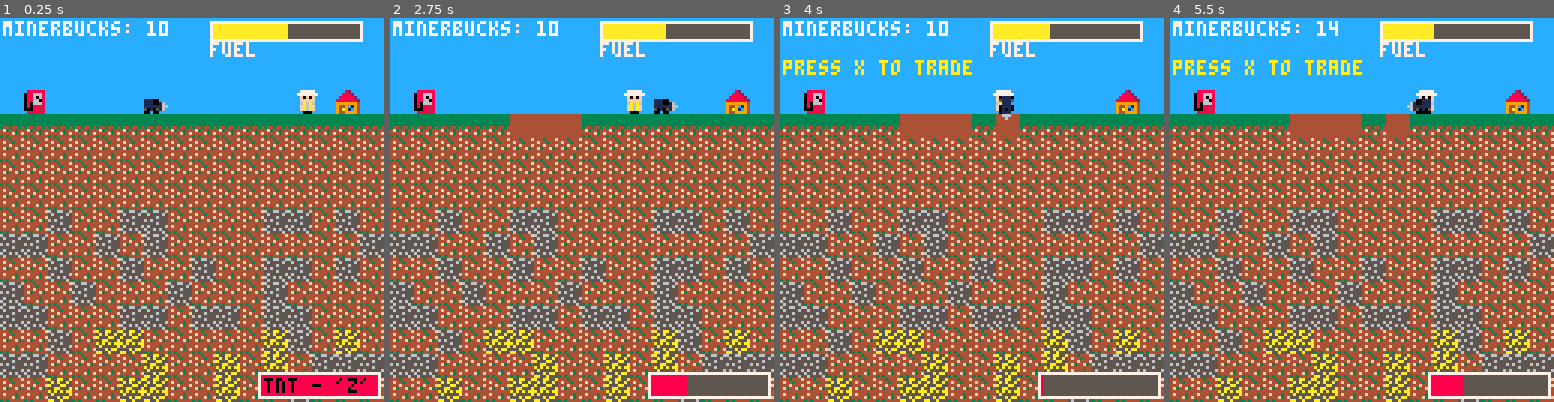
Above: before the commit, frames 1-4 (left to right).
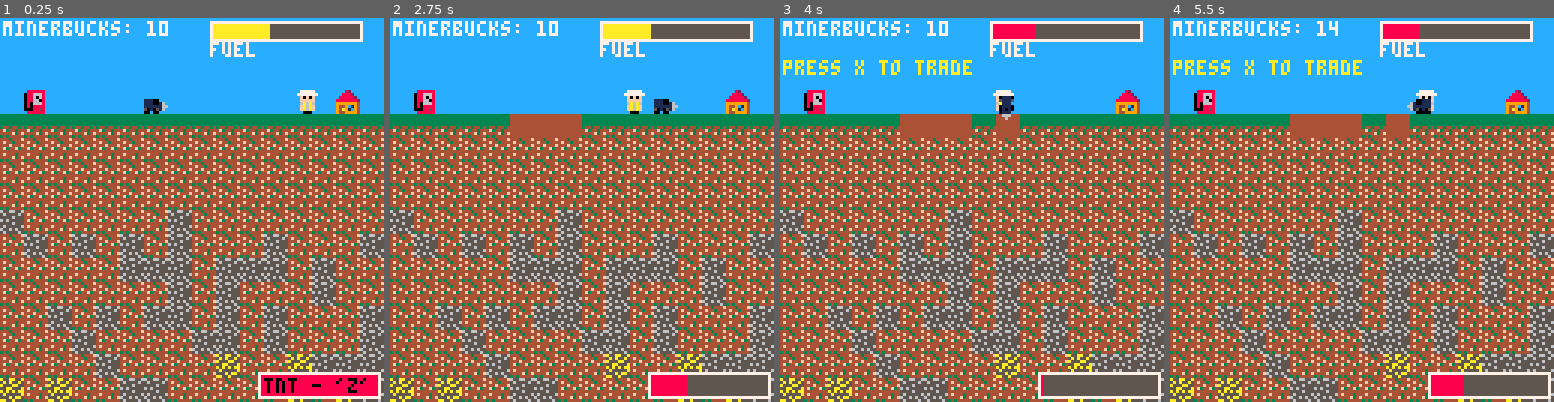
Above: after the commit, the same moments.

Repository: grantsweeney02/Miner
Game: PICO-8 cartridge miner.p8
Same seed, same stepped clock (60 frames per second), same inputs: the game is played once before the commit and once after it.
Inputs:
- Up to frame 1 (0.25 s): no input
- Up to frame 2 (2.75 s): tap X (X key) at 0.33, 1.07, 1.85 s; tap O (Z key) at 0.7, 1.7, 2.1, 2.5 s; hold Right 1.6-2.1 s; hold Up 2.15-2.42 s; hold Right from 2.47 s (still down)
- Up to frame 3 (4 s): tap O (Z key) at 2.9, 3.3, 3.7 s; tap X (X key) at 2.97 s; release Right at 3.03 s; hold Left 3.08-3.58 s; hold Down 3.63-3.97 s
- Up to frame 4 (5.5 s): hold Right 4.02-4.68 s; tap X (X key) at 4.08, 5.2 s; tap O (Z key) every 0.4 s from 4.1 to 5.3 s; hold Up 4.73-5.03 s; hold Left from 5.08 s (still down)

The runs differ from the first frame. In frame 1, 22% of the frame differs, in the area x 0-100%, y 1-100%; in frame 2, 22%; in frame 3, 23%; in frame 4, 23%.

Commit message:
Added instructions page, restart, and fixed the miner and fuel pump interaction distance

Diff:
--- a/miner.p8
+++ b/miner.p8
@@ -43,6 +44,7 @@
 cam_y = 0
 game_over = false
 music_playing = false
+show_instructions = true;
 
 ore_info = {
   [TILE_DIRT]    = { sprites = SPR_DIRT, durability = 2 },
@@ -263,8 +264,105 @@
     return true
 end
 
+
+function miner_near_pump()
+    return abs(miner.x - (1 * GRID_SIZE)) < GRID_SIZE and abs(miner.y - ((surface_row - 1) * GRID_SIZE)) < GRID_SIZE
+end
+
+function miner_near_trader()
+    return abs(miner.x - trader.x) < GRID_SIZE and abs(miner.y - trader.y) < GRID_SIZE
+end
+
+
+function draw_instructions()
+    cls(0)
+
+    print("how to play", 32, 10, 7)
+    print("- move: arrow keys", 10, 30, 7)
+    print("- dig: walk into blocks", 10, 40, 7)
+    print("- tnt + boost: press 'z'", 10, 50, 7)
+    print("- trade: press 'x' on trader", 10, 60, 7)
+    print("- refuel: press 'x' on pump", 10, 70, 7)
+    print("- earn money by selling ores", 10, 80, 7)
+    print("press x to start", 40, 100, 11)
+
+end
+
+
+function _init()
+    show_instructions = false
+    game_over = false
+    music_playing = false
+    cam_y = 0
+
+    miner.x = 6 * GRID_SIZE
+    miner.y = (surface_row - 1) * GRID_SIZE
+    miner.speed_pixels = 1
+    miner.direction = "right"
+    miner.anim_frame = 1
+    miner.anim_timer = 0
+    miner.current_sprite = 67
+    miner.fuel = 40
+    miner.boostMeter = MAX_BOOST_METER
+    miner.minerBucks = 10
+    miner.inventory = {
+        [TILE_DIRT] = 0,
+        [TILE_STONE] = 0,
+        [TILE_GOLD] = 0,
+        [TILE_DIAMOND] = 0
+    }
+
+    trader.x = flr(MAP_WIDTH * 3/4) * GRID_SIZE
+    trader.y = (surface_row - 1) * GRID_SIZE
+
+    map = {}
+    for y = 0, MAP_HEIGHT - 1 do
+        map[y] = {}
+        for x = 0, MAP_WIDTH - 1 do
+            if y < surface_row then
+                map[y][x] = TILE_EMPTY
+            elseif y == surface_row then
+                map[y][x] = {
+                    t = TILE_GRASS,
+                    d = ore_info[TILE_GRASS].durability,
+                    sprite = ore_info[TILE_GRASS].sprites[1]
+                }
+            elseif y >= BEDROCK_LEVEL then
+                map[y][x] = TILE_BEDROCK
+            else
+                r = rnd()
+                if y > 16 and r < 0.03 then
+                    map[y][x] = { t = TILE_DIAMOND, d = ore_info[TILE_DIAMOND].durability, sprite = ore_info[TILE_DIAMOND].sprites[1] }
+                elseif y > 12 and r < 0.15 then
+                    map[y][x] = { t = TILE_GOLD, d = ore_info[TILE_GOLD].durability, sprite = ore_info[TILE_GOLD].sprites[1] }
+                elseif y > 7 and r < 0.35 then
+                    map[y][x] = { t = TILE_STONE, d = ore_info[TILE_STONE].durability, sprite = ore_info[TILE_STONE].sprites[1] }
+                else
+                    map[y][x] = { t = TILE_DIRT, d = ore_info[TILE_DIRT].durability, sprite = ore_info[TILE_DIRT].sprites[1] }
+                end
+            end
+        end
+    end
+
+    building_row = surface_row - 1
+    map[building_row][1] = TILE_GAS_PUMP
+    map[building_row][MAP_WIDTH - 2] = TILE_UPGRADE_HUT
+end
+
 function _update()
-    if game_over then return end
+    if show_instructions then
+        if btnp(5) then
+            show_instructions = false
+        end
+    end
+
+    if game_over then
+        if btnp(5) then
+            _init()
+        end
+        return
+    end
+
     if music_playing == false then
         music(0,0)  -- I got the music from Gruber here https://www.lexaloffle.com/bbs/?pid=38442
         music_playing = true
@@ -292,7 +390,7 @@
         miner.boostMeter = mid(0, miner.boostMeter + BOOST_RECHARGE_RATE, MAX_BOOST_METER)
     end
 
-    if abs(miner.x - trader.x) < GRID_SIZE and abs(miner.y - trader.y) < GRID_SIZE then
+    if miner_near_trader() then
         if btnp(5) then
             miner.interacting_with_trader = not miner.interacting_with_trader
         end
@@ -388,7 +486,8 @@
         miner.was_moving_up = false
     end
 
-    if miner.x == 1 * GRID_SIZE and miner.y == (surface_row - 1) * GRID_SIZE then
+
+    if miner_near_pump() then
         if btnp(5) then
             missing_fuel = miner.max_fuel - miner.fuel
             if missing_fuel > 0 then
@@ -414,99 +513,101 @@
 end
 
 function _draw()
-    cls(12)
-    camera(0, cam_y)
-    surface_px = surface_row * GRID_SIZE
-    bedrock_px = BEDROCK_LEVEL * GRID_SIZE
-    rectfill(0, 0, 127, surface_px - 1, 12)
-    rectfill(0, surface_px, 127, bedrock_px - 1, 4)
-    rectfill(0, bedrock_px, 127, MAP_HEIGHT * GRID_SIZE - 1, 0)
-    for y = 0, MAP_HEIGHT - 1 do
-        for x = 0, MAP_WIDTH - 1 do
-            cell = map[y][x]
-            draw_x = x * GRID_SIZE
-            draw_y = y * GRID_SIZE
-            if type(cell) == "table" then
-                spr(cell.sprite, draw_x, draw_y)
-            elseif cell == TILE_BEDROCK then
-                spr(SPR_BEDROCK, draw_x, draw_y)
-            elseif cell == TILE_GAS_PUMP then
-                spr(SPR_GAS_PUMP, draw_x, draw_y)
-            elseif cell == TILE_UPGRADE_HUT then
-                spr(SPR_UPGRADE_HUT, draw_x, draw_y)
-            end
-        end
-    end
-
-    spr(trader.current_sprite, trader.x, trader.y)
-    palt()
-    palt(13, true)
-    palt(0, false)
-    spr(miner.current_sprite, miner.x, miner.y)
-    camera()
-
-    print("minerbucks: " .. miner.minerBucks, 1, 1, 7)
-
-    bar_x = 70
-    bar_y = 1
-    bar_width = 50
-    bar_height = 6
-    fuel_ratio = miner.fuel / miner.max_fuel
-    fill_width = flr(bar_width * fuel_ratio)
-    bar_color = 11
-    if fuel_ratio <= 0.3 then
-        bar_color = 8
-    elseif fuel_ratio < 0.7 then
-        bar_color = 10
-    end
-    rectfill(bar_x, bar_y, bar_x + bar_width, bar_y + bar_height, 5)
-    rectfill(bar_x, bar_y, bar_x + fill_width, bar_y + bar_height, bar_color)
-    rect(bar_x, bar_y, bar_x + bar_width, bar_y + bar_height, 7)
-    print("fuel", bar_x, bar_y + bar_height + 1, 7)
-
-    if abs(miner.x - trader.x) < GRID_SIZE and abs(miner.y - trader.y) < GRID_SIZE then
-        print("press x to trade", 1, 14, 10)
-    end
-
-    if game_over then
-        msg = "game over"
-        msg_width = #msg * 4
-        msg_x = (128 - msg_width) / 2
-        msg_y = 64
-        rectfill(0, msg_y - 4, 128, msg_y + 8, 0)
-        print(msg, msg_x, msg_y, 8)
-    end
-
-    if miner.interacting_with_trader then
-        draw_trade_menu()
-    end
-
-    boost_bar_width = 40
-    boost_bar_height = 8
-    boost_bar_x = 128 - boost_bar_width - 2
-    boost_bar_y = 128 - boost_bar_height - 2
-    boost_ratio = miner.boostMeter / MAX_BOOST_METER
-    boost_fill_width = flr(boost_bar_width * boost_ratio)
-    rectfill(boost_bar_x, boost_bar_y, boost_bar_x + boost_bar_width, boost_bar_y + boost_bar_height, 5)
-    rectfill(boost_bar_x, boost_bar_y, boost_bar_x + boost_fill_width, boost_bar_y + boost_bar_height, 8)
-    rect(boost_bar_x, boost_bar_y, boost_bar_x + boost_bar_width, boost_bar_y + boost_bar_height, 7)
-    if miner.boostMeter >= MAX_BOOST_METER then
-        text = "tnt - 'z'"
-        text_w = #text * 4
-        text_x = boost_bar_x + (boost_bar_width - text_w) / 2
-        text_y = boost_bar_y + (boost_bar_height - 4) / 2
-        print(text, text_x, text_y, 0)  -- black text
-    end
-
-    pump_x = 1 * GRID_SIZE
-    pump_y = (surface_row - 1) * GRID_SIZE
-    if miner.x == pump_x and miner.y == pump_y then
-        missing_fuel = miner.max_fuel - miner.fuel
-        if missing_fuel > 0 then
-            cost = ceil(missing_fuel / 10)
-            print("hold x to refuel (" .. cost .. " mb)", 1, 14, 10)
-        else
-            print("fuel tank full!", 1, 14, 11)
+    if show_instructions then
+        draw_instructions()
+    else
+        cls(12)
+        camera(0, cam_y)
+        surface_px = surface_row * GRID_SIZE
+        bedrock_px = BEDROCK_LEVEL * GRID_SIZE
+        rectfill(0, 0, 127, surface_px - 1, 12)
+        rectfill(0, surface_px, 127, bedrock_px - 1, 4)
+        rectfill(0, bedrock_px, 127, MAP_HEIGHT * GRID_SIZE - 1, 0)
+        for y = 0, MAP_HEIGHT - 1 do
+            for x = 0, MAP_WIDTH - 1 do
+                cell = map[y][x]
+                draw_x = x * GRID_SIZE
+                draw_y = y * GRID_SIZE
+                if type(cell) == "table" then
+                    spr(cell.sprite, draw_x, draw_y)
+                elseif cell == TILE_BEDROCK then
+                    spr(SPR_BEDROCK, draw_x, draw_y)
+                elseif cell == TILE_GAS_PUMP then
+                    spr(SPR_GAS_PUMP, draw_x, draw_y)
+                elseif cell == TILE_UPGRADE_HUT then
+                    spr(SPR_UPGRADE_HUT, draw_x, draw_y)
+                end
+            end
+        end
+
+        spr(trader.current_sprite, trader.x, trader.y)
+        palt()
+        palt(13, true)
+        palt(0, false)
+        spr(miner.current_sprite, miner.x, miner.y)
+        camera()
+
+        print("minerbucks: " .. miner.minerBucks, 1, 1, 7)
+
+        bar_x = 70
+        bar_y = 1
+        bar_width = 50
+        bar_height = 6
+        fuel_ratio = miner.fuel / miner.max_fuel
+        fill_width = flr(bar_width * fuel_ratio)
+        bar_color = 11
+        if fuel_ratio <= 0.3 then
+            bar_color = 8
+        elseif fuel_ratio < 0.7 then
+            bar_color = 10
+        end
+        rectfill(bar_x, bar_y, bar_x + bar_width, bar_y + bar_height, 5)
+        rectfill(bar_x, bar_y, bar_x + fill_width, bar_y + bar_height, bar_color)
+        rect(bar_x, bar_y, bar_x + bar_width, bar_y + bar_height, 7)
+        print("fuel", bar_x, bar_y + bar_height + 1, 7)
+
+        if miner_near_trader() then
+            print("press x to trade", 1, 14, 10)
+        end
+
+        if game_over then
+            msg = "game over-press x to play again"
+            msg_width = #msg * 4
+            msg_x = (128 - msg_width) / 2
+            msg_y = 64
+            rectfill(0, msg_y - 4, 128, msg_y + 8, 0)
+            print(msg, msg_x, msg_y, 8)
+        end
+
+        if miner.interacting_with_trader then
+            draw_trade_menu()
+        end
+
+        boost_bar_width = 40
+        boost_bar_height = 8
+        boost_bar_x = 128 - boost_bar_width - 2
+        boost_bar_y = 128 - boost_bar_height - 2
+        boost_ratio = miner.boostMeter / MAX_BOOST_METER
+        boost_fill_width = flr(boost_bar_width * boost_ratio)
+        rectfill(boost_bar_x, boost_bar_y, boost_bar_x + boost_bar_width, boost_bar_y + boost_bar_height, 5)
+        rectfill(boost_bar_x, boost_bar_y, boost_bar_x + boost_fill_width, boost_bar_y + boost_bar_height, 8)
+        rect(boost_bar_x, boost_bar_y, boost_bar_x + boost_bar_width, boost_bar_y + boost_bar_height, 7)
+        if miner.boostMeter >= MAX_BOOST_METER then
+            text = "tnt - 'z'"
+            text_w = #text * 4
+            text_x = boost_bar_x + (boost_bar_width - text_w) / 2
+            text_y = boost_bar_y + (boost_bar_height - 4) / 2
+            print(text, text_x, text_y, 0)  -- black text
+        end
+
+        if miner_near_pump() then
+            missing_fuel = miner.max_fuel - miner.fuel
+            if missing_fuel > 0 then
+                cost = ceil(missing_fuel / 10)
+                print("hold x to refuel (" .. cost .. " mb)", 1, 14, 10)
+            else
+                print("fuel tank full!", 1, 14, 11)
+            end
         end
     end
 end
